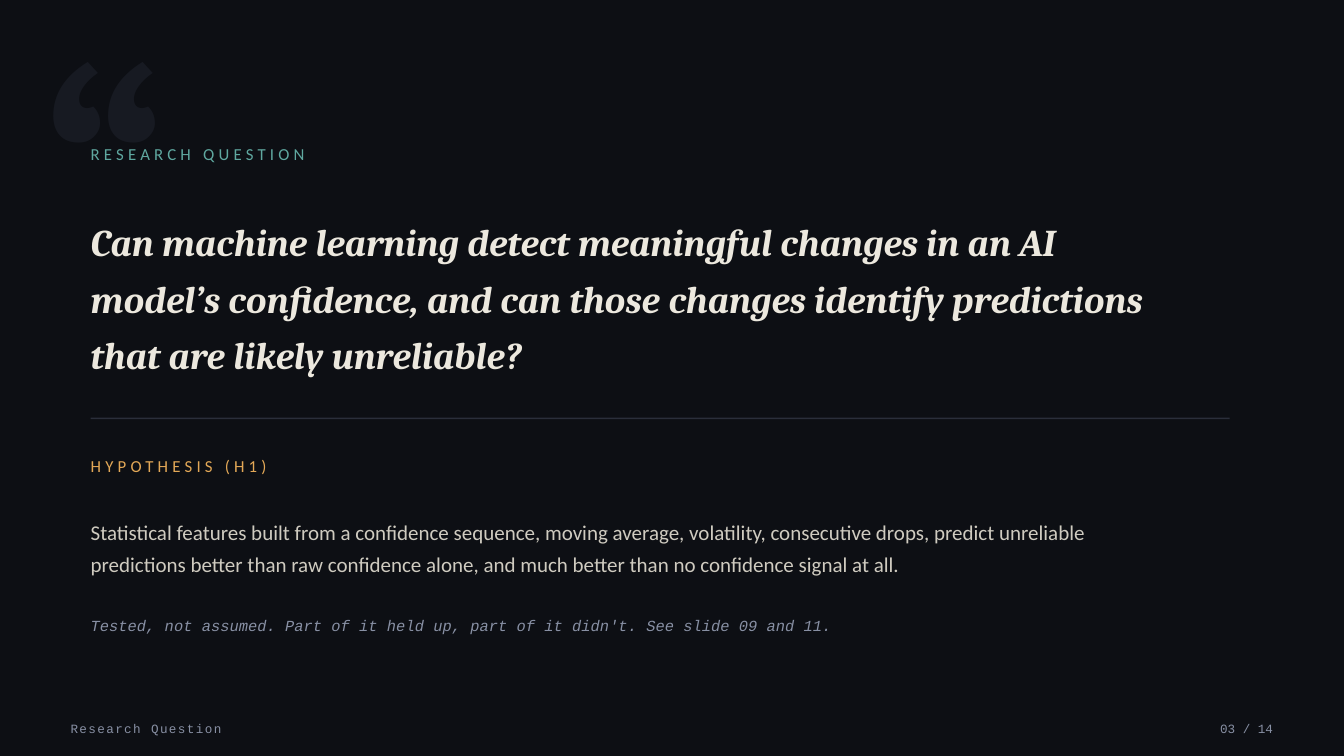
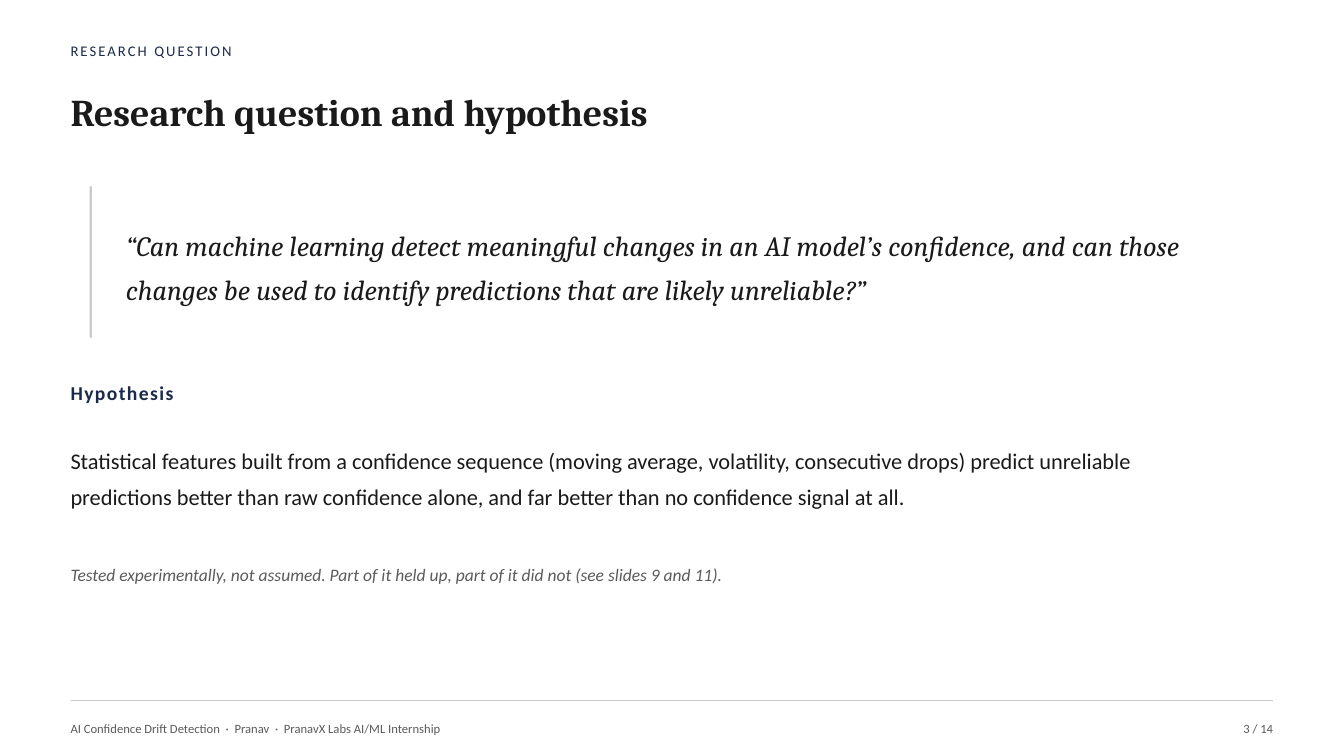
Before and after one commit to ahansardar/ai-confidence-drift, a slide deck: slide 3 of reports/presentation/AI_Confidence_Drift_Presentation.pptx. Drawn at 1344x756 pixels with LibreOffice and Linux fonts; fonts in the diff are those of the drawing. Boxes give left, top, right and bottom in pixels: in the first picture for what was removed or moved away, otherwise in the second. Text is boxed around its words. In the diff, an @@ line names an element or a change of style, - is before the commit and + after.

Commit message:
Rebuild presentation in a plain academic style
Replaced the dark tech theme with a paper-white, Century Schoolbook /
Calibri layout resembling a real university defense deck: proper
figure and table captions, a classic footline (author, title, page
number), and results shown as data tables rather than styled cards.

```diff
--- a/reports/presentation/AI_Confidence_Drift_Presentation.pptx
+++ b/reports/presentation/AI_Confidence_Drift_Presentation.pptx
@@ background #0D0F14 to #FFFFFF @@
@@ text removed at [40,30,343,282] @@
-“
@@ text at [71,46,231,58]: text changed; size 9 to 10.5 pt; font Courier New to Calibri; text colour #8890A4 to #1B2A4A @@
-Research Question
+RESEARCH QUESTION
@@ text at [71,99,648,135]: text changed; size 12 to 27 pt; font Calibri to Cambria; text colour #5FA8A0 to #1A1A1A; bold on @@
-RESEARCH QUESTION
+Research question and hypothesis
@@ line added from (91, 187) to (91, 338), #C9C9C9 1.5 pt @@
@@ text at [126,236,1179,306]: text changed; size 27 to 20 pt; text colour #ECE8DE to #1A1A1A; bold off @@
-Can machine learning detect meaningful changes in an AI model’s confidence, and can those changes identify predictions that are likely unreliable?
+“Can machine learning detect meaningful changes in an AI model’s confidence, and can those changes be used to identify predictions that are likely unreliable?”
@@ text at [71,386,174,403]: text changed; size 12 to 14 pt; text colour #E3A857 to #1B2A4A; bold on @@
-HYPOTHESIS (H1)
+Hypothesis
@@ line removed from (91, 418) to (1230, 418) @@
@@ text at [71,453,1130,509]: text changed; size 15 to 16 pt; text colour #CFCBC0 to #1A1A1A @@
-Statistical features built from a confidence sequence, moving average, volatility, consecutive drops, predict unreliable predictions better than raw confidence alone, and much better than no confidence signal at all.
+Statistical features built from a confidence sequence (moving average, volatility, consecutive drops) predict unreliable predictions better than raw confidence alone, and far better than no confidence signal at all.
@@ text at [71,568,722,584]: text changed; size 11 to 12.5 pt; font Courier New to Calibri; text colour #8890A4 to #5B5B5B @@
-Tested, not assumed. Part of it held up, part of it didn't. See slide 09 and 11.
+Tested experimentally, not assumed. Part of it held up, part of it did not (see slides 9 and 11).
@@ line added from (71, 701) to (1273, 701), #C9C9C9 0.5 pt @@
@@ text added at [71,724,440,735], 9 pt, text #5B5B5B @@
+AI Confidence Drift Detection · Pranav · PranavX Labs AI/ML Internship
@@ text at [1243,725,1273,733]: text changed; font Courier New to Calibri; text colour #8890A4 to #5B5B5B @@
-03 / 14
+3 / 14
```
Also in this commit, not shown: 13 other slides changed.
